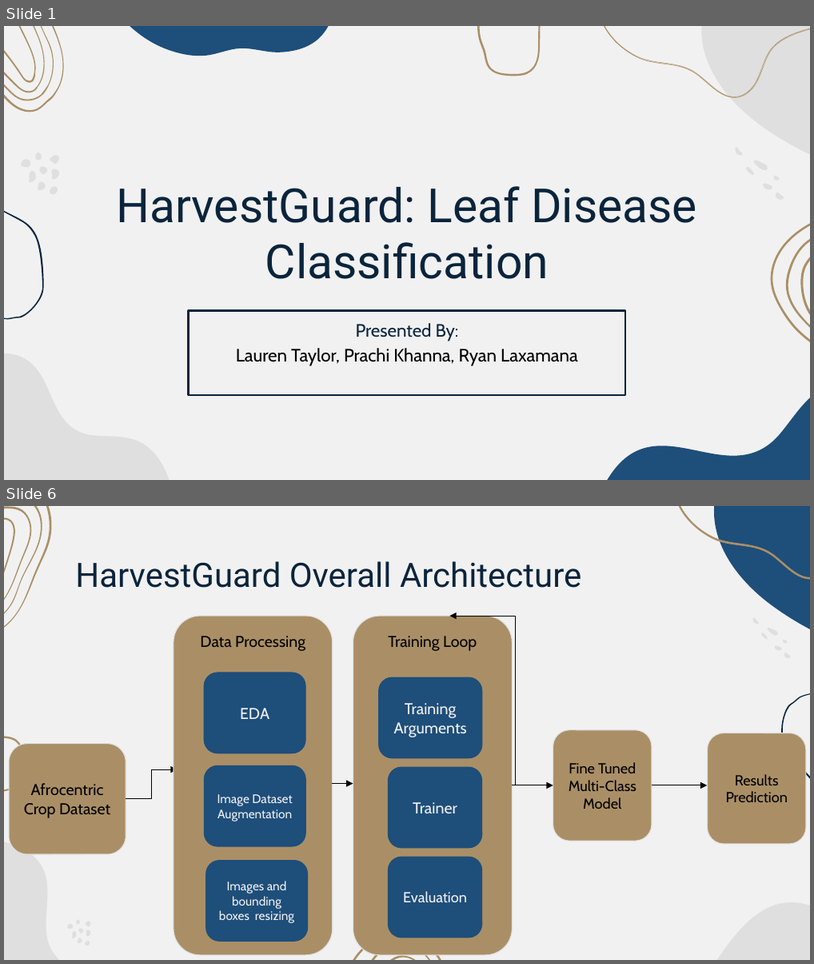
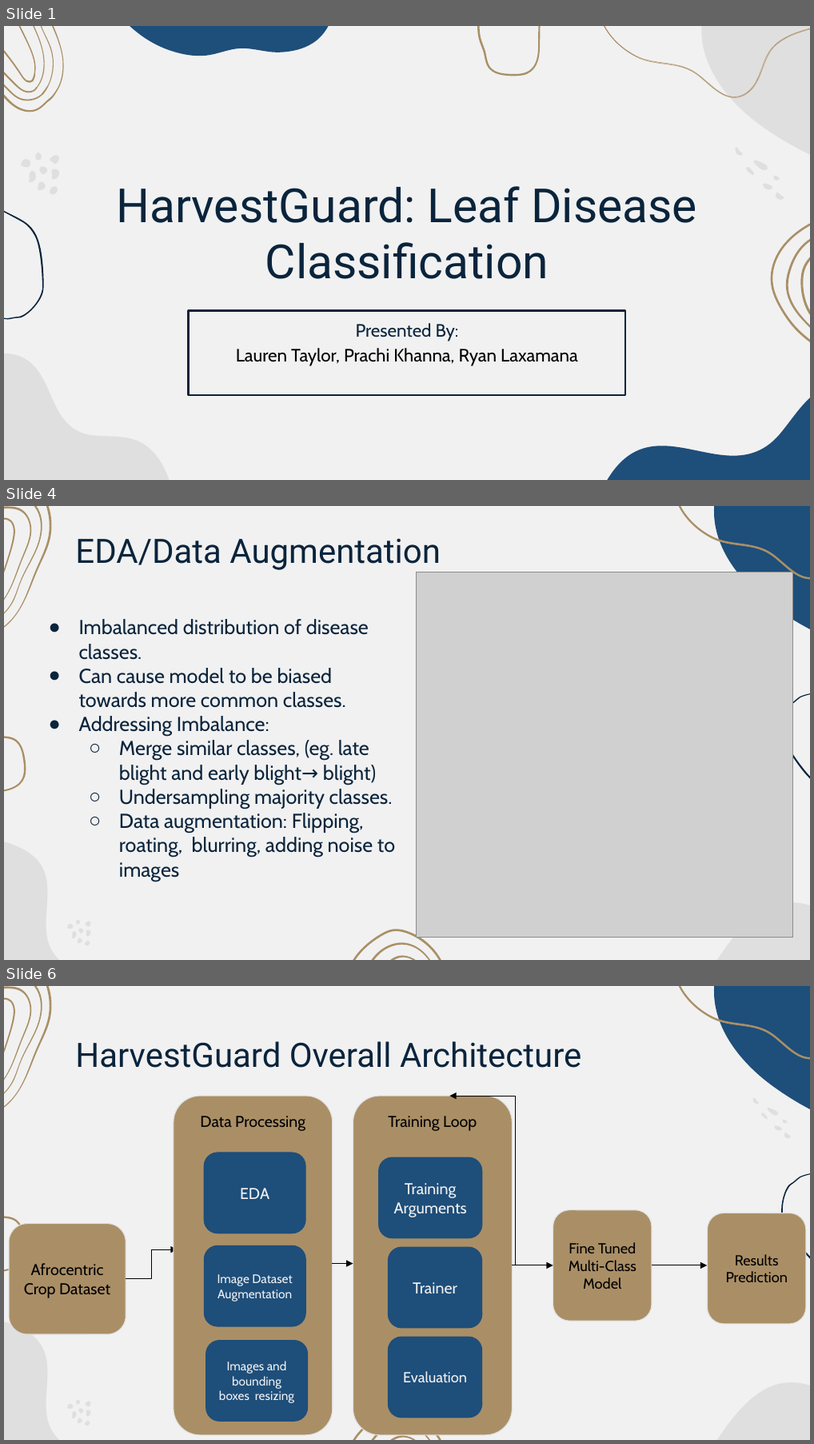
Before and after one commit to ljtaylor99/AAI-521-Final-Project, a slide deck: Final Project Presentation-Team 4.pptx. Shown one above the other, each under a label of ours: slides 1 and 6 before the commit, slides 1, 4 and 6 after it; the slides between them are not shown. The pictures are 814x964 and 814x1444 pixels, drawn with LibreOffice and Linux fonts; fonts in the diff are those of the drawing; grey boxes stand for pictures. Boxes give left, top, right and bottom in pixels: in the first picture for what was removed or moved away, otherwise in the second. Text is boxed around its words. In the diff, an @@ line names an element or a change of style, - is before the commit and + after.

```diff
--- a/Final Project Presentation-Team 4.pptx
+++ b/Final Project Presentation-Team 4.pptx
@@ slide 4 added at [4,506,810,960], background #F1F1F1; not listed: 21 template elements that a slide beside it also shows @@
@@ title added at [75,538,441,570], 30 pt, text #0A243C @@
+EDA/Data Augmentation
@@ picture added at [417,572,794,937] @@
@@ text added at [79,619,395,881], 18 pt, text #0A243C @@
+● Imbalanced distribution of disease classes.
+● Can cause model to be biased towards more common classes.
+● Addressing Imbalance:
+  ○ Merge similar classes, (eg. late blight and early blight→ blight)
+  ○ Undersampling majority classes.
+  ○ Data augmentation: Flipping, roating, blurring, adding noise to images
```
Also in this commit, not shown: 3 slides changed, 4 other slides added, 4 slides removed.
